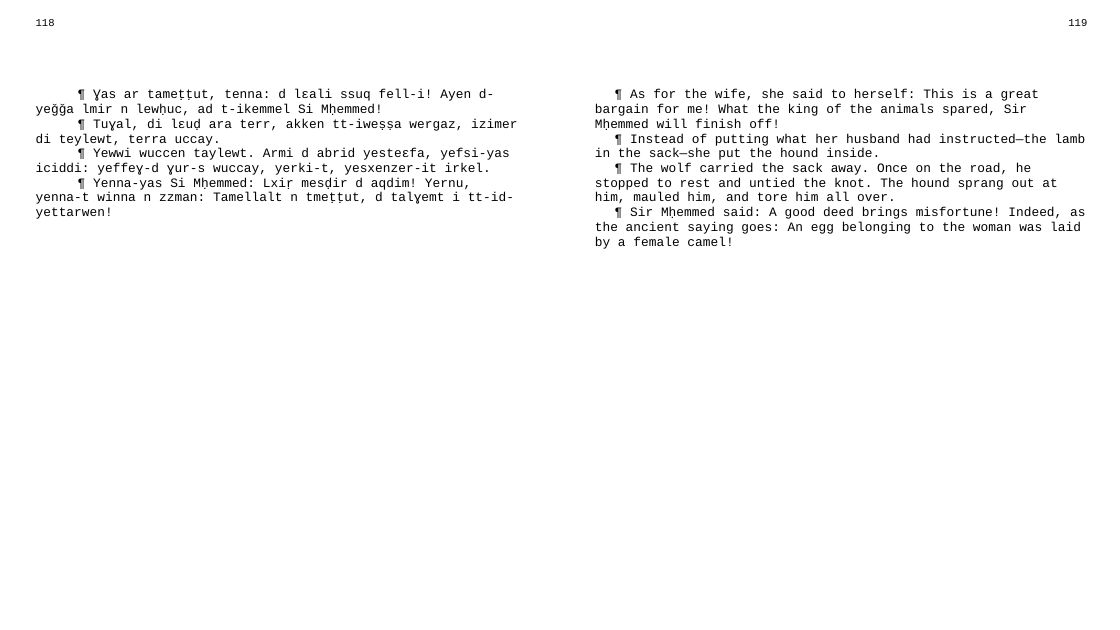
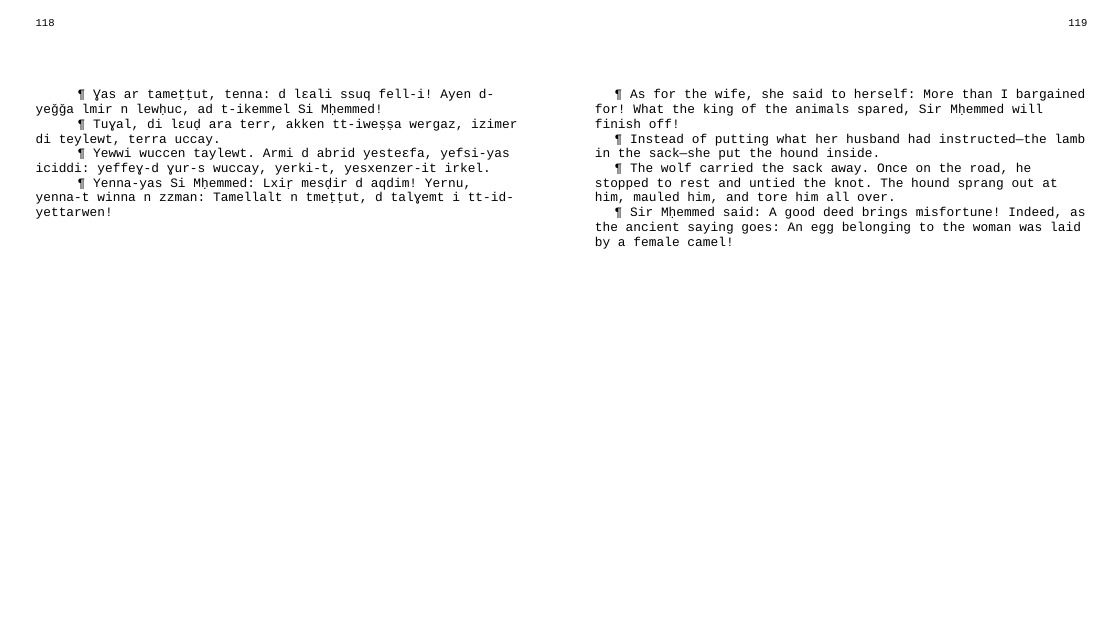
Before and after one commit to sferhah/tamacahut_n_wuccen, a slide deck: slide 55 of Uccen.ConsoleApp/uccen.eng.pptx. Drawn at 1120x630 pixels with LibreOffice and Linux fonts; fonts in the diff are those of the drawing. Boxes give left, top, right and bottom in pixels: in the first picture for what was removed or moved away, otherwise in the second. Text is boxed around its words. In the diff, an @@ line names an element or a change of style, - is before the commit and + after.

```diff
--- a/Uccen.ConsoleApp/uccen.eng.pptx
+++ b/Uccen.ConsoleApp/uccen.eng.pptx
@@ table at box(27, 13, 1096, 607) @@
-row 3, column 3: ¶ As for the wife, she said to herself: This is a great bargain for me! What the king of the animals spared, Sir Mḥemmed will finish off! / ¶ Instead of putting what her husband had instructed—the lamb in the sack—she put the hound inside. / ¶ The wolf carried the sack away. Once on the road, he stopped to rest and untied the knot. The hound sprang out at him, mauled him, and tore him all over. / ¶ Sir Mḥemmed said: A good deed brings misfortune! Indeed, as the ancient saying goes: An egg belonging to the woman was laid by a female camel!
+row 3, column 3: ¶ As for the wife, she said to herself: More than I bargained for! What the king of the animals spared, Sir Mḥemmed will finish off! / ¶ Instead of putting what her husband had instructed—the lamb in the sack—she put the hound inside. / ¶ The wolf carried the sack away. Once on the road, he stopped to rest and untied the knot. The hound sprang out at him, mauled him, and tore him all over. / ¶ Sir Mḥemmed said: A good deed brings misfortune! Indeed, as the ancient saying goes: An egg belonging to the woman was laid by a female camel!
```
Also in this commit, not shown: 3 other files.
